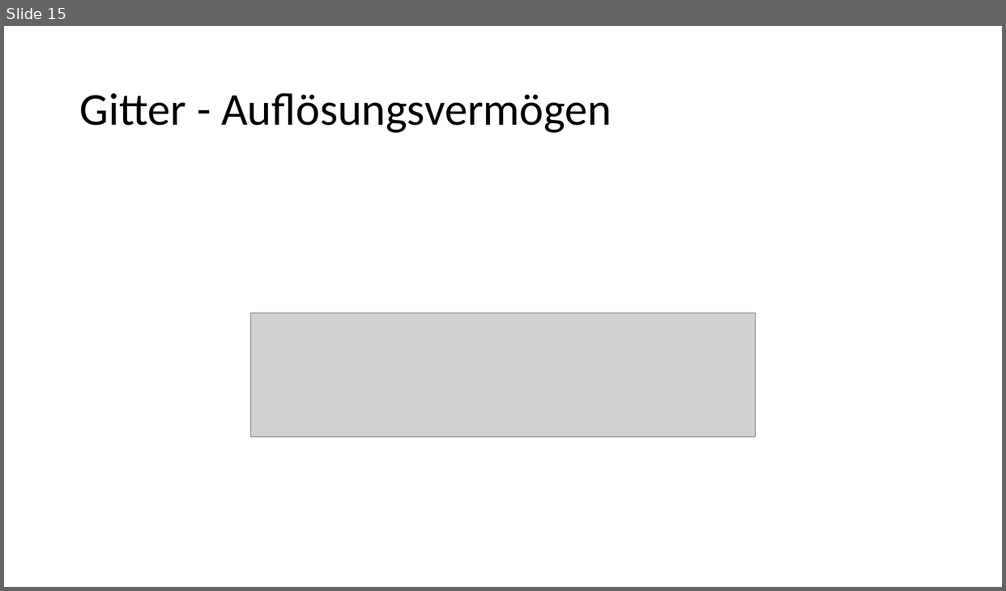
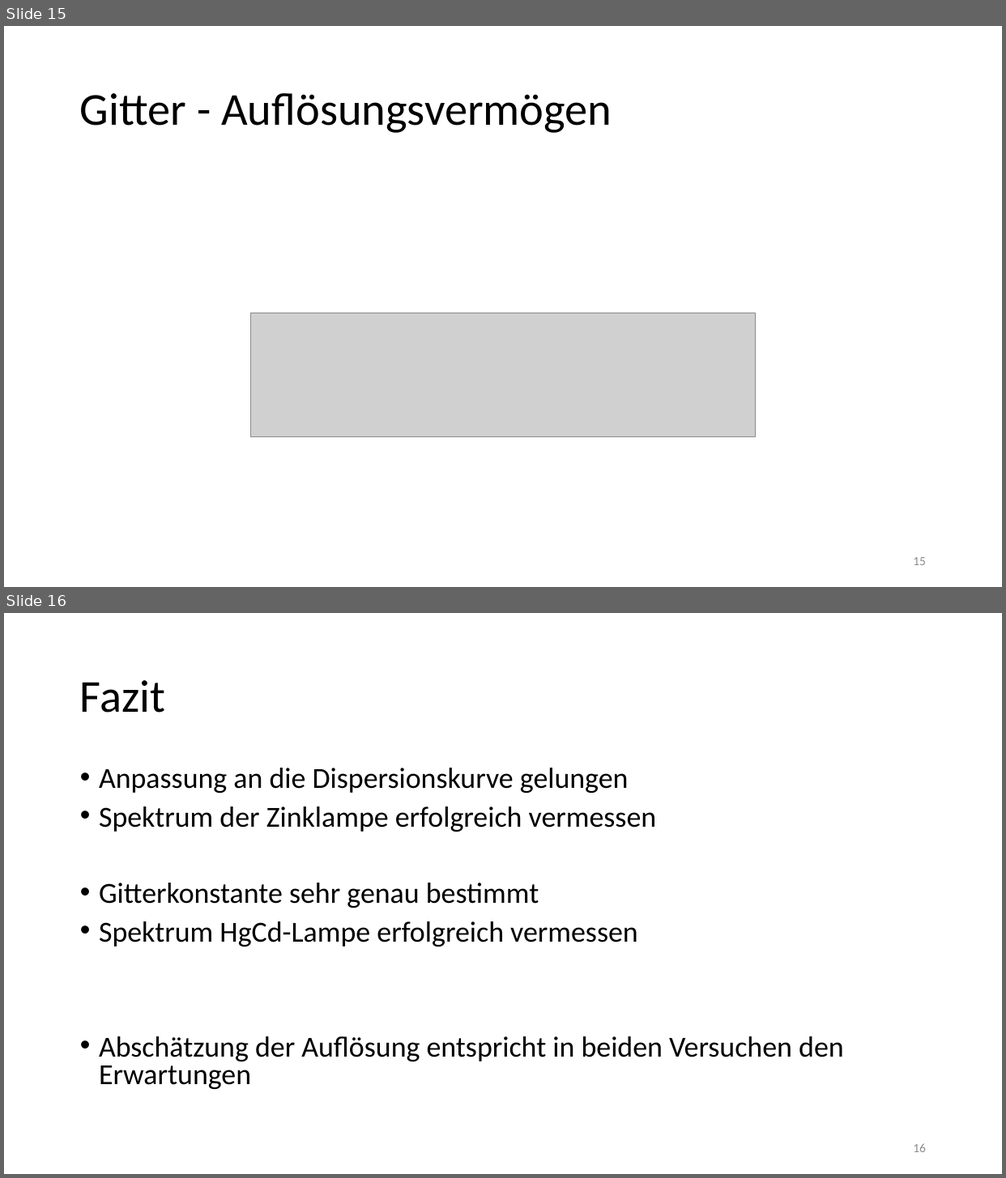
Before and after one commit to thewhitecat/grundpraktikum1, a slide deck: grundpraktikum2/Optik 1/Optik I.pptx. Shown one above the other, each under a label of ours: slide 15 before the commit, slides 15 and 16 after it. The pictures are 1006x591 and 1006x1178 pixels, drawn with LibreOffice and Linux fonts; fonts in the diff are those of the drawing; grey boxes stand for pictures. Boxes give left, top, right and bottom in pixels: in the first picture for what was removed or moved away, otherwise in the second. Text is boxed around its words. In the diff, an @@ line names an element or a change of style, - is before the commit and + after.

```diff
--- a/grundpraktikum2/Optik 1/Optik I.pptx
+++ b/grundpraktikum2/Optik 1/Optik I.pptx
@@ slide 16 added at [4, 613, 1002, 1174], background #FFFFFF @@
@@ title added at [80, 680, 166, 713], 44 pt, text #000000 @@
+Fazit
@@ text added at [99, 768, 844, 1089], 28 pt, text #000000 @@
+• Anpassung an die Dispersionskurve gelungen
+• Spektrum der Zinklampe erfolgreich vermessen
+• Gitterkonstante sehr genau bestimmt
+• Spektrum HgCd-Lampe erfolgreich vermessen
+• Abschätzung der Auflösung entspricht in beiden Versuchen den Erwartungen
@@ page number added at [913, 1144, 926, 1152], 12 pt, text #8C8C8C @@
+16
@@ slide 15 changed as well @@
@@ page number added at [913, 557, 926, 565], 12 pt, text #8C8C8C @@
+15
```
Also in this commit, not shown: 12 other slides changed, 1 other slide added, 2 slides removed.
